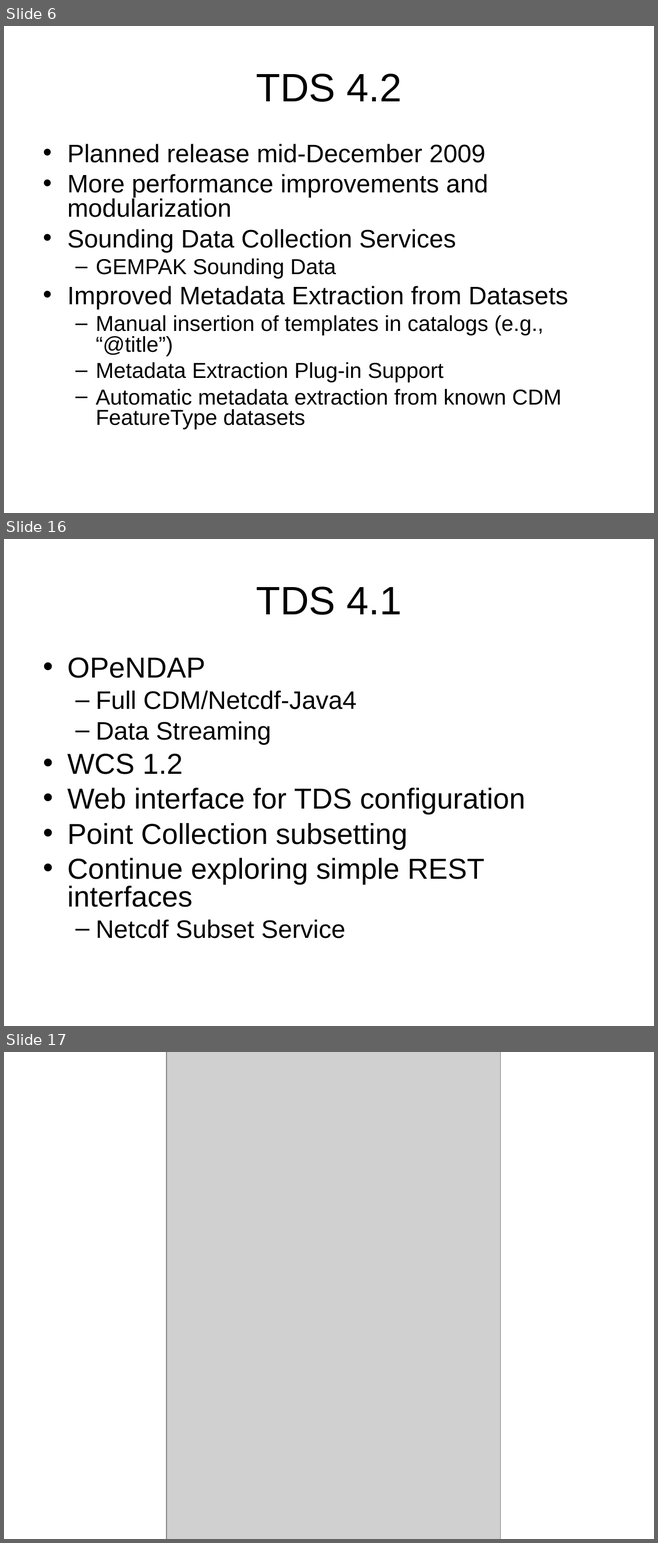
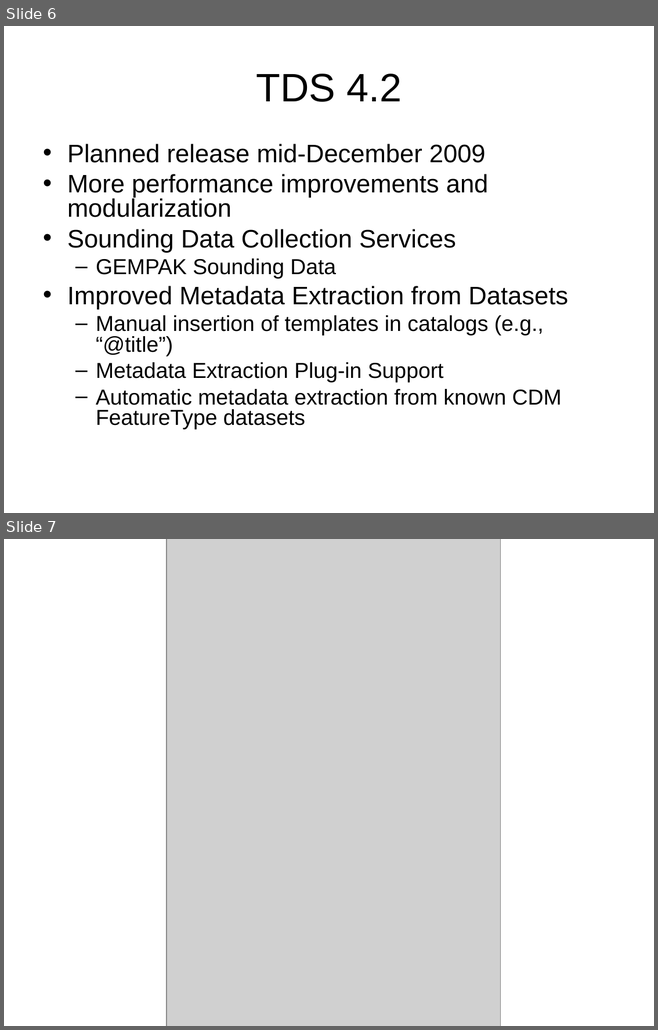
Before and after one commit to ooici-eoi/THREDDS, a slide deck: docs/web/thredds/tech/tutorial/TDS4.ppt. Shown one above the other, each under a label of ours: slides 6, 16 and 17 before the commit, slides 6 and 7 after it; the slides between them are not shown. The pictures are 658x1543 and 658x1030 pixels, drawn with LibreOffice and Linux fonts; fonts in the diff are those of the drawing; grey boxes stand for pictures; background and template pictures are left out. Boxes give left, top, right and bottom in pixels: in the first picture for what was removed or moved away, otherwise in the second. Text is boxed around its words. In the diff, an @@ line names an element or a change of style, - is before the commit and + after.

```diff
--- a/docs/web/thredds/tech/tutorial/TDS4.ppt
+++ b/docs/web/thredds/tech/tutorial/TDS4.ppt
@@ slide 16 removed at (4,539,654,1026), background picture (left out) @@
@@ title removed at (256,587,401,615) @@
-TDS 4.1
@@ text removed at (67,657,525,939) @@
-• OPeNDAP
-  – Full CDM/Netcdf-Java4
-  – Data Streaming
-• WCS 1.2
-• Web interface for TDS configuration
-• Point Collection subsetting
-• Continue exploring simple REST interfaces
-  – Netcdf Subset Service
@@ what was slide 17 is now slide 7 @@
```
Also in this commit, not shown: 9 other slides removed, 2 other files.
